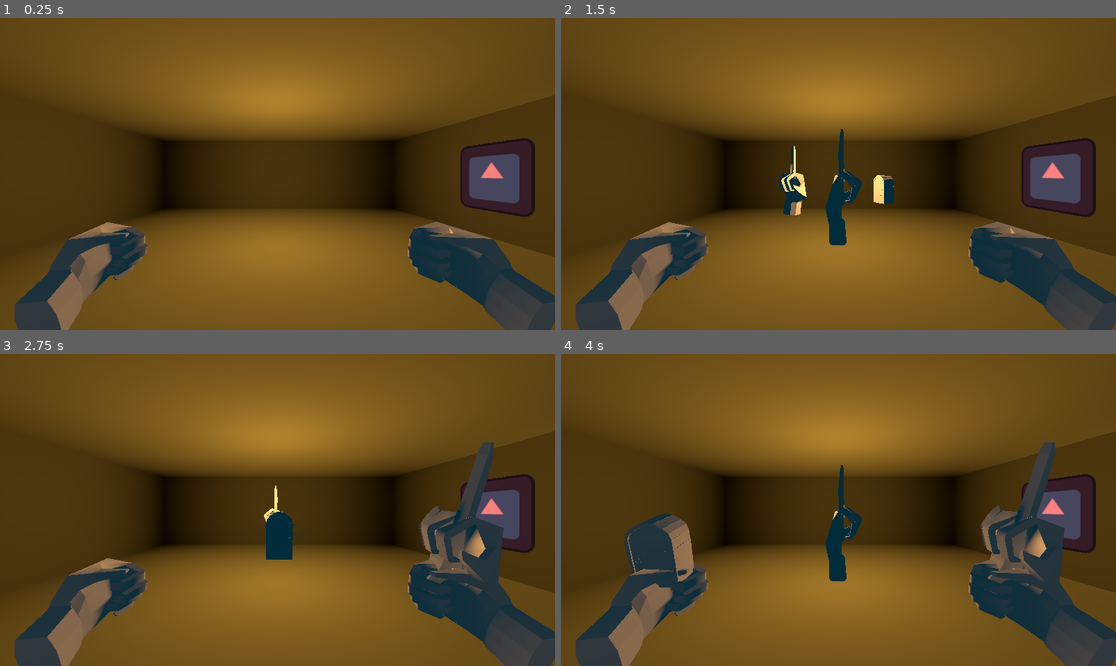
Above: before the commit, frames 1-4 (two rows, left to right).
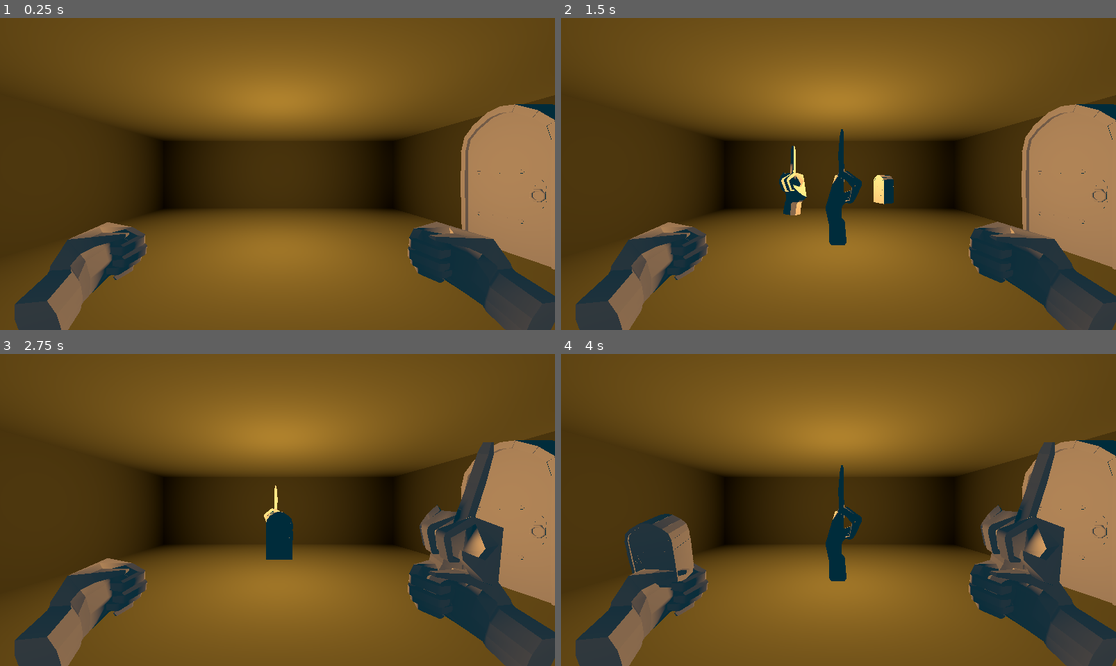
Above: after the commit, the same moments.

Repository: KoolDouds/GGJ-2025
Game: Godot game, scene res://game.tscn
Two runs of this game, one before a commit and one after it. Both use one fixed random seed, a clock stepped at 60 frames per second and the inputs below. The engine's default icon, where the game draws it, is replaced by a stand-in: a white triangle on a blue panel in a dark square.
Inputs:
- Up to frame 1 (0.25 s): no input
- Up to frame 2 (1.5 s): tap Enter at 0.5 s; hold Right (right) 0.53-1.28 s; tap Keypad 5 (center) at 0.6, 1.35 s; tap Space at 1.25 s; hold Down (back) from 1.28 s (still down)
- Up to frame 3 (2.75 s): tap Enter at 2 s; release Down (back) at 2.03 s; hold Right (right) from 2.03 s (still down); tap Keypad 5 (center) at 2.1 s
- Up to frame 4 (4 s): tap Space at 2.75 s; release Right (right) at 2.78 s; hold Up (forward) 2.78-3.53 s; tap Keypad 5 (center) at 2.85, 3.6 s; tap Enter at 3.5 s; hold Left (left) from 3.53 s (still down)

The runs differ from the first frame. In frame 1, 7.5% of the frame differs, in the area x 82-100%, y 27-81%; in frame 2, 7.5%; in frame 3, 5.6%; in frame 4, 5.6%.

Commit message:
porte et dag

Diff:
--- a/DungeonCrawling/crawling.tscn
+++ b/DungeonCrawling/crawling.tscn
@@ -28,13 +28,5 @@
 [node name="Door" parent="Center" instance=ExtResource("3_ll31r")]
 open = false
 
-[node name="Sprite3D" parent="Center/Door" index="0"]
-modulate = Color(1, 0.5, 0.5, 1)
-
-[node name="Sprite3D2" parent="Center/Door" index="1"]
-modulate = Color(1, 0.5, 0.5, 1)
-
 [node name="WorldEnvironment" type="WorldEnvironment" parent="."]
 environment = SubResource("Environment_ga3hs")
-
-[editable path="Center/Door"]
--- a/DungeonCrawling/door.tscn
+++ b/DungeonCrawling/door.tscn
@@ -1,19 +1,10 @@
-[gd_scene load_steps=4 format=3 uid="uid://3rhn38y4mlin"]
+[gd_scene load_steps=3 format=3 uid="uid://3rhn38y4mlin"]
 
-[ext_resource type="Texture2D" uid="uid://by43uhq0gphgl" path="res://icon.svg" id="1_5sykm"]
 [ext_resource type="Script" path="res://DungeonCrawling/door.gd" id="1_wu3m2"]
-[ext_resource type="PackedScene" uid="uid://6b4ellhri6s2" path="res://Script/porte.fbx" id="3_667u5"]
+[ext_resource type="PackedScene" uid="uid://kdqwe341hxlj" path="res://porte.fbx" id="2_15joh"]
 
 [node name="Door" type="Node3D"]
 transform = Transform3D(1, 0, 0, 0, 1, 0, 0, 0, 1, 0, 0, -5)
 script = ExtResource("1_wu3m2")
 
-[node name="Sprite3D" type="Sprite3D" parent="."]
-transform = Transform3D(1, 0, 0, 0, 1, 0, 0, 0, 1, 0, 1.542, -1)
-texture = ExtResource("1_5sykm")
-
-[node name="Sprite3D2" type="Sprite3D" parent="."]
-transform = Transform3D(1, 0, 0, 0, 1, 0, 0, 0, 1, 0, 1.542, 1)
-texture = ExtResource("1_5sykm")
-
-[node name="porte" parent="." instance=ExtResource("3_667u5")]
+[node name="porte2" parent="." instance=ExtResource("2_15joh")]
Binary file added: Art/Darkbubulle Dagger.fbx
Not shown, added: Art/Darkbubulle Dagger.fbx.import
Not shown, removed: Darkbubulle Mace.obj
Not shown, removed: Darkbubulle Mace.obj.import
Binary file added: porte.fbx
Not shown, added: porte.fbx.import
